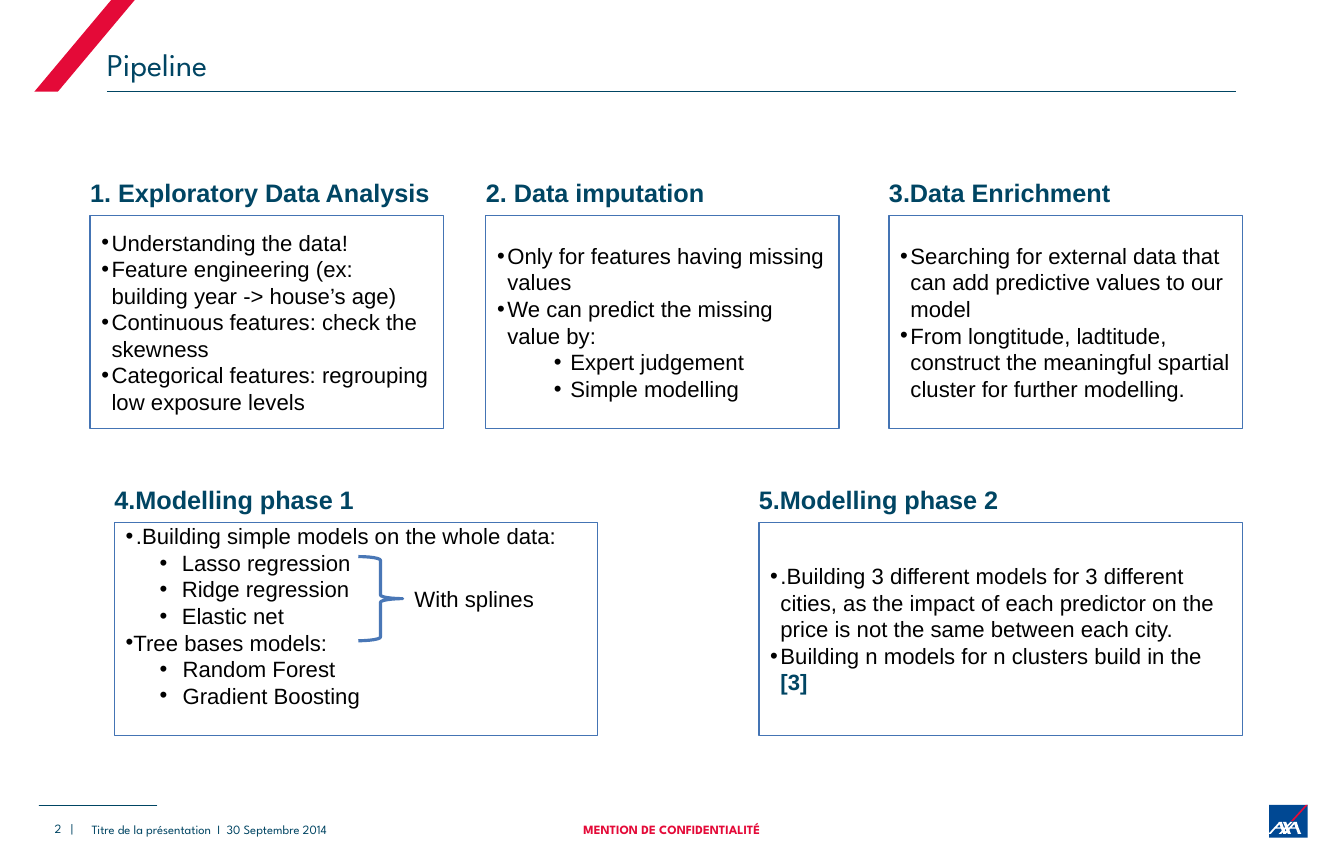
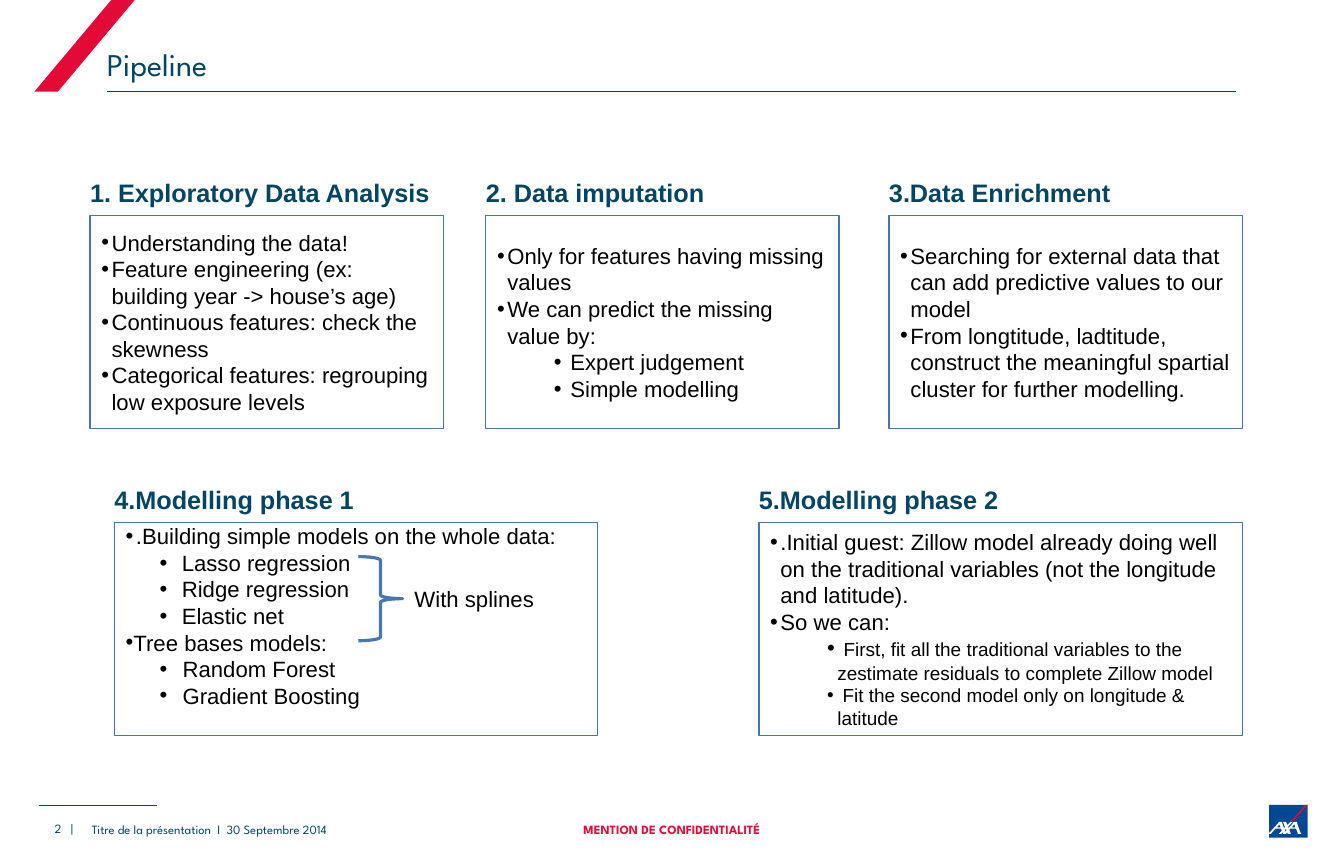
Before and after one commit to metariat/Zillow_House_Price, a slide deck: slide 2 of Presentation/Kaggle Zillow Price.pptx. Drawn at 1344x853 pixels with LibreOffice and Linux fonts; fonts in the diff are those of the drawing. Boxes give left, top, right and bottom in pixels: in the first picture for what was removed or moved away, otherwise in the second. Text is boxed around its words. In the diff, an @@ line names an element or a change of style, - is before the commit and + after.

Commit message:
update pipeline

```diff
--- a/Presentation/Kaggle Zillow Price.pptx
+++ b/Presentation/Kaggle Zillow Price.pptx
@@ text in rectangle at box(780, 534, 1217, 726): text changed; size 14 to 12 pt @@
-• .Building 3 different models for 3 different cities, as the impact of each predictor on the price is not the same between each city.
-• Building n models for n clusters build in the [3]
+• .Initial guest: Zillow model already doing well on the traditional variables (not the longitude and latitude).
+• So we can:
+  • First, fit all the traditional variables to the zestimate residuals to complete Zillow model
+  • Fit the second model only on longitude & latitude
```
Also in this commit, not shown: 1 other slide changed.
